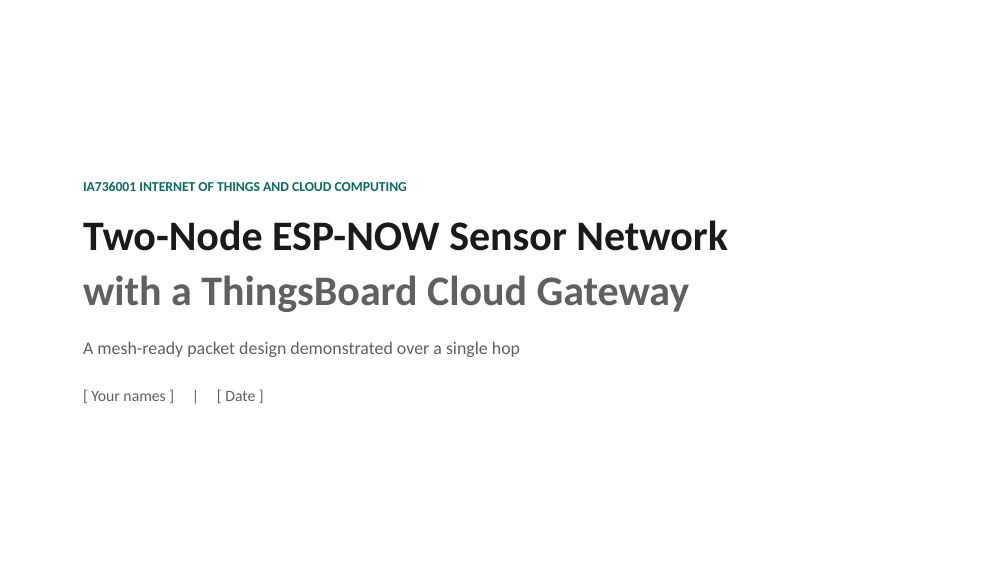
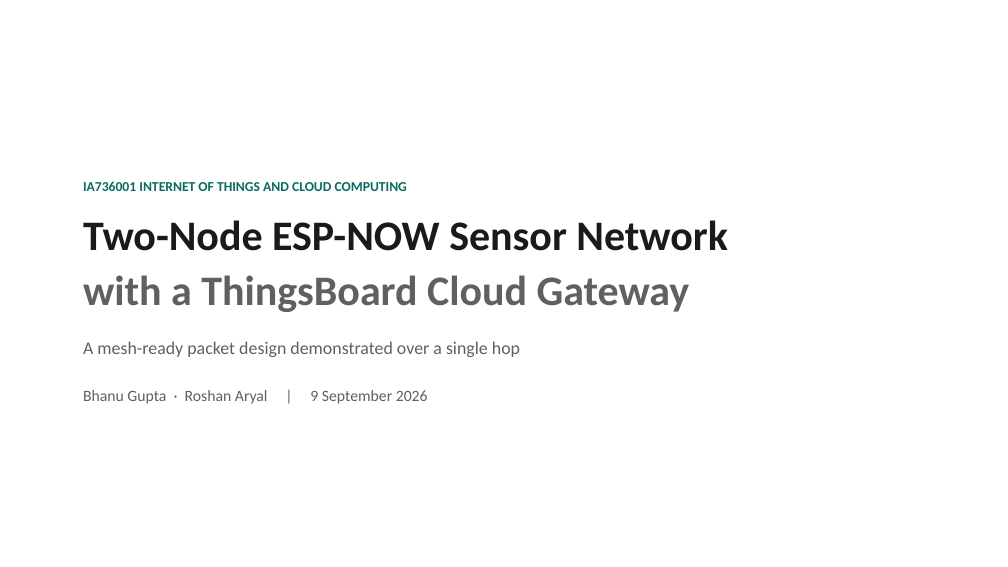
Before and after one commit to bhanuGupta1/esp32-espnow-thingsboard-gateway, a slide deck: slide 1 of PRESENTATION.pptx. Drawn at 1008x567 pixels with LibreOffice and Linux fonts; fonts in the diff are those of the drawing. Boxes give left, top, right and bottom in pixels: in the first picture for what was removed or moved away, otherwise in the second. Text is boxed around its words. In the diff, an @@ line names an element or a change of style, - is before the commit and + after.

```diff
--- a/PRESENTATION.pptx
+++ b/PRESENTATION.pptx
@@ text at <box>83,390,428,404</box>: text changed @@
-[ Your names ] | [ Date ]
+Bhanu Gupta · Roshan Aryal | 9 September 2026
```
Also in this commit, not shown: 5 other slides changed, 1 slide added, 5 other files.
